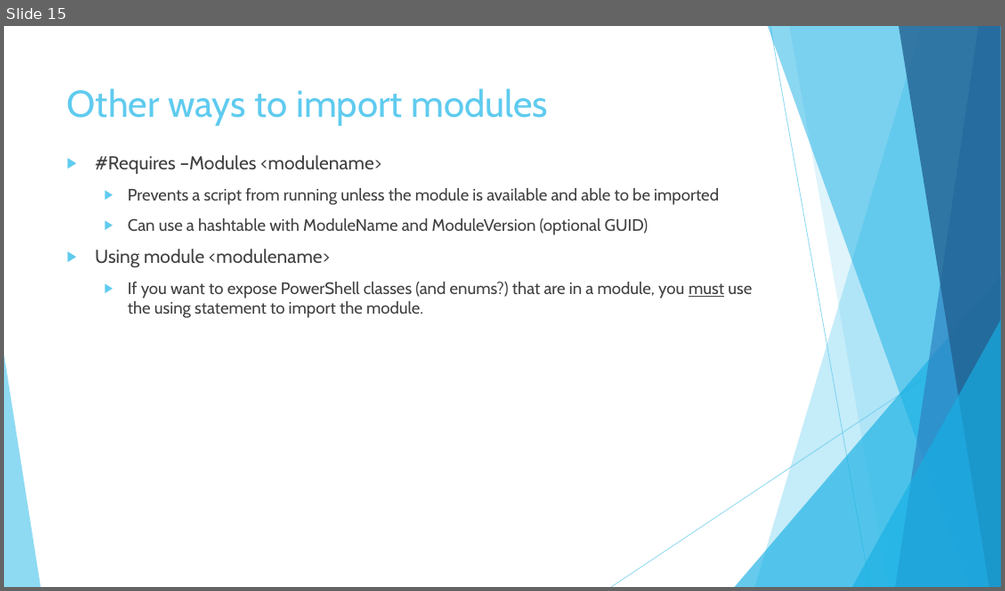
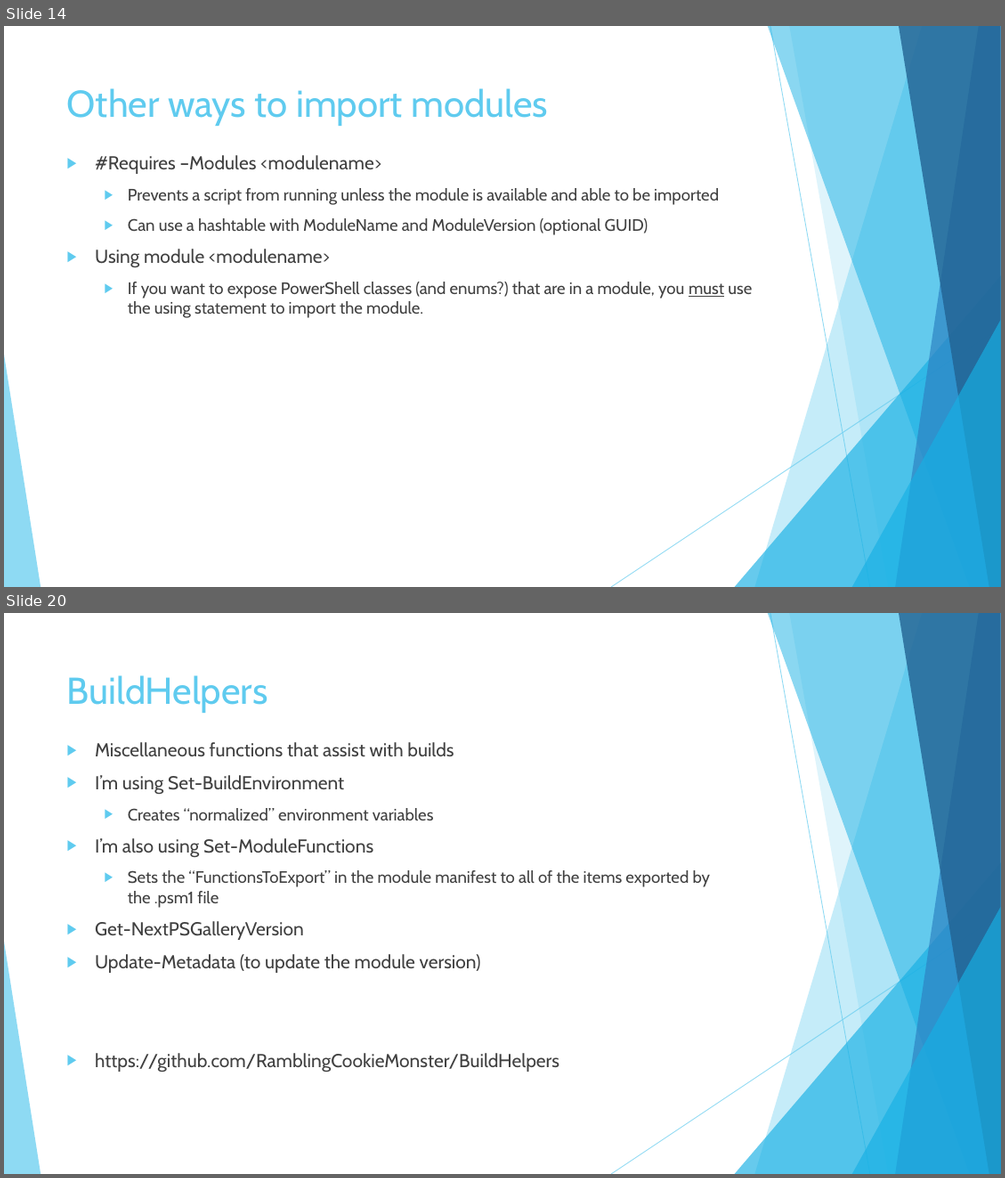
Before and after one commit to MikeShepard/Documents, a slide deck: PowerShell Modules.pptx. Shown one above the other, each under a label of ours: slide 15 before the commit, slides 14 and 20 after it; the slides between them are not shown. The pictures are 1005x591 and 1005x1178 pixels, drawn with LibreOffice and Linux fonts; fonts in the diff are those of the drawing. Boxes give left, top, right and bottom in pixels: in the first picture for what was removed or moved away, otherwise in the second. Text is boxed around its words. In the diff, an @@ line names an element or a change of style, - is before the commit and + after.

Commit message:
Added slides about "module tooling"
Psake, plaster, pester, platyps, psdeploy, buildhelpers

```diff
--- a/PowerShell Modules.pptx
+++ b/PowerShell Modules.pptx
@@ slide 20 added at [4,613,1001,1174], background #FFFFFF; not listed: 10 template elements that a slide beside it also shows @@
@@ title added at [67,675,268,713], 36 pt, text #5FCBEF @@
+BuildHelpers
@@ text added at [95,742,711,1072], 18 pt, text #404040 @@
+▶ Miscellaneous functions that assist with builds
+▶ I’m using Set-BuildEnvironment
+  ▶ Creates “normalized” environment variables
+▶ I’m also using Set-ModuleFunctions
+  ▶ Sets the “FunctionsToExport” in the module manifest to all of the items exported by the .psm1 file
+▶ Get-NextPSGalleryVersion
+▶ Update-Metadata (to update the module version)
+▶ https://github.com/RamblingCookieMonster/BuildHelpers
@@ what was slide 15 is now slide 14 @@
```
Also in this commit, not shown: 2 slides changed, 6 other slides added, 1 slide removed.
